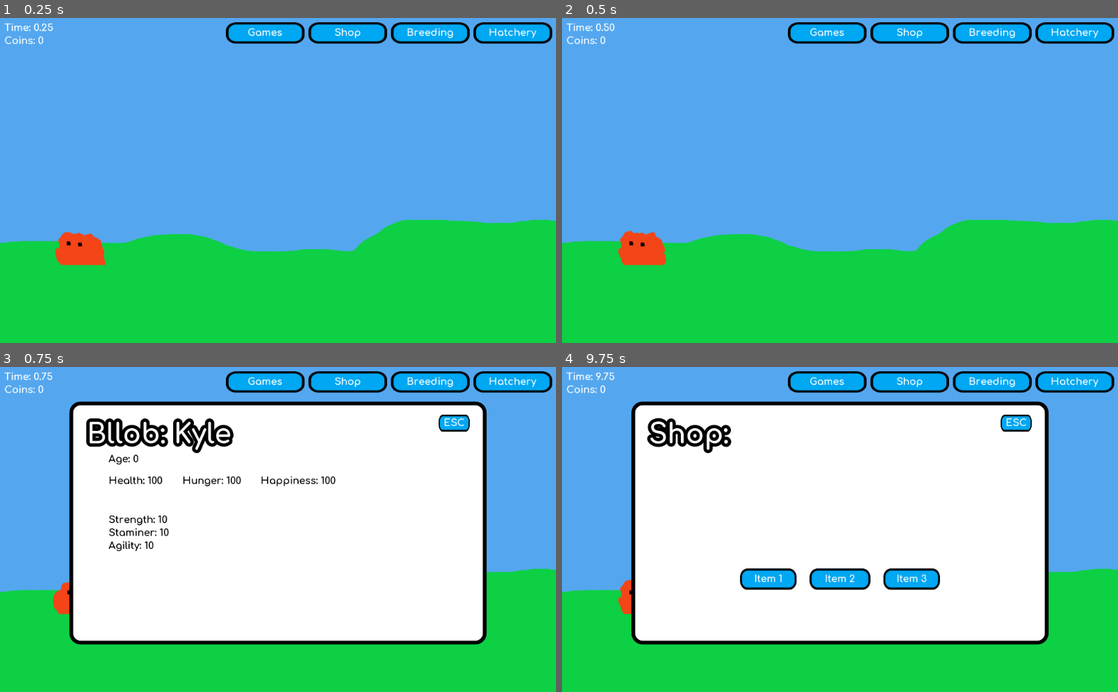
Above: before the commit, frames 1-4 (two rows, left to right).
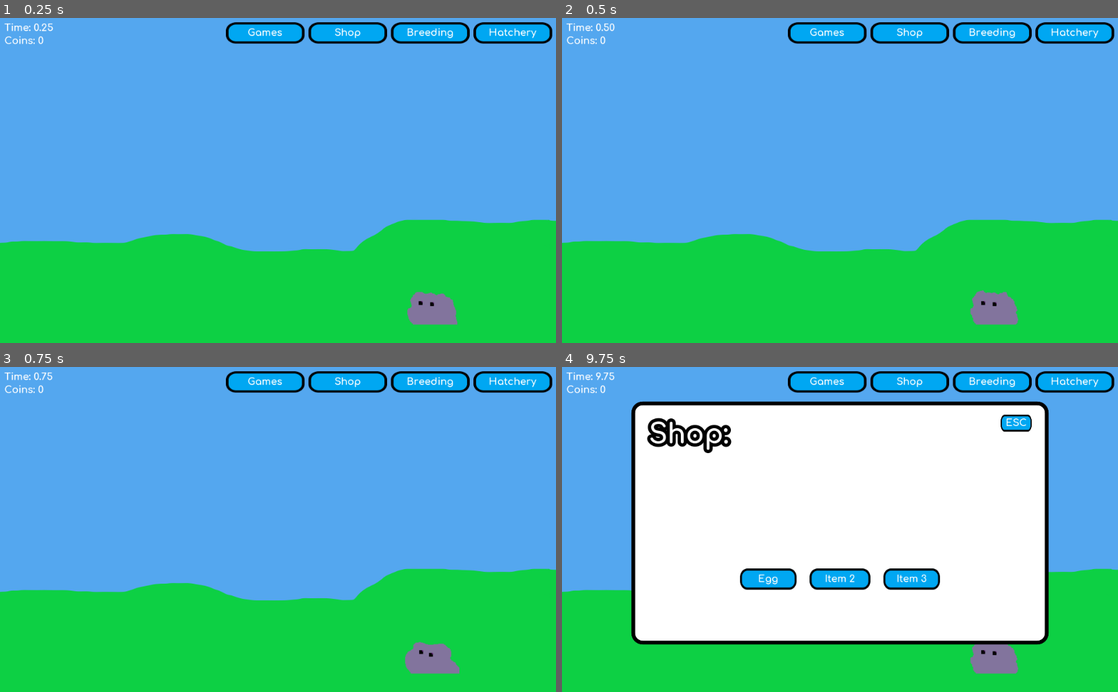
Above: after the commit, the same moments.

Repository: Elephant34/Bllob
Game: Godot game, scene res://scenes/bllob/main.tscn
Two runs of this game, one before a commit and one after it. Both use one fixed random seed, a clock stepped at 60 frames per second and the inputs below.
Inputs (mouse positions are in pixels of both pictures, inside the frame that each line leads up to):
- Up to frame 1 (0.25 s): no input
- Up to frame 2 (0.5 s): no input
- Up to frame 3 (0.75 s): tap Enter at 0.5 s; move the mouse to (77, 597) at 0.52 s; click (77, 597) at 0.67 s
- Up to frame 4 (9.75 s): click (1017, 422) at 1.27 s; click (828, 383) at 2 s; click (767, 578) at 2.75 s; click (840, 578) at 3.5 s; click (912, 578) at 4.25 s; click (767, 578) at 5 s; click (840, 578) at 5.75 s; click (912, 578) at 6.5 s; click (767, 578) at 7.25 s; click (840, 578) at 8 s; click (912, 578) at 8.75 s; click (912, 383) at 9.5 s

The runs differ from the first frame. In frame 1, 1.6% of the frame differs, in the area x 9-83%, y 65-95%; in frame 2, 1.5%; in frame 3, 57%, in the area x 9-88%, y 10-95%; in frame 4, 1.0%.

Commit message:
A very broken way of adding new bllobs
WARNING- THIS IS VERY BAD. I'm only commiting it because it works and what I'm about to do next might not

Diff:
--- a/scenes/GUI/GUI.tscn
+++ b/scenes/GUI/GUI.tscn
@@ -285,6 +285,8 @@
 
 [editable path="Node/Hatchery"]
 
+[editable path="Node/MenuPanel/ShopPanel"]
+
 [editable path="Node/MenuPanel/ESC"]
 
 [editable path="Node/BllobPanel/ESC"]
--- a/scenes/GUI/shop_panel.tscn
+++ b/scenes/GUI/shop_panel.tscn
@@ -10,7 +10,7 @@
 "_edit_use_anchors_": false
 }
 
-[node name="GameName1" parent="." instance=ExtResource( 1 )]
+[node name="Egg" parent="." instance=ExtResource( 1 )]
 anchor_left = 0.5
 anchor_top = 0.5
 anchor_right = 0.5
@@ -20,10 +20,12 @@
 margin_right = -80.0
 margin_bottom = 124.0
 
-[node name="Label" parent="GameName1/CenterContainer" index="0"]
-margin_left = 28.0
-margin_right = 75.0
-text = "Item 1"
+[node name="Label" parent="Egg/CenterContainer" index="0"]
+margin_left = 33.0
+margin_top = 9.0
+margin_right = 70.0
+margin_bottom = 30.0
+text = "Egg"
 
 [node name="GameName2" parent="." instance=ExtResource( 1 )]
 anchor_left = 0.5
@@ -36,8 +38,10 @@
 margin_bottom = 124.0
 
 [node name="Label" parent="GameName2/CenterContainer" index="0"]
-margin_left = 31.0
-margin_right = 81.0
+margin_left = 28.0
+margin_top = 9.0
+margin_right = 84.0
+margin_bottom = 30.0
 text = "Item 2"
 
 [node name="GameName3" parent="." instance=ExtResource( 1 )]
@@ -51,8 +55,10 @@
 margin_bottom = 124.0
 
 [node name="Label" parent="GameName3/CenterContainer" index="0"]
-margin_left = 26.0
-margin_right = 77.0
+margin_left = 24.0
+margin_top = 9.0
+margin_right = 80.0
+margin_bottom = 30.0
 text = "Item 3"
 
 [node name="Title" type="Label" parent="."]
@@ -66,7 +72,7 @@
 "_edit_use_anchors_": false
 }
 
-[editable path="GameName1"]
+[editable path="Egg"]
 
 [editable path="GameName2"]
 
--- a/scenes/bllob/bllob.tscn
+++ b/scenes/bllob/bllob.tscn
@@ -26,8 +26,6 @@
 [node name="baby" type="Area2D" parent="."]
 
 [node name="CollisionShape2D" type="CollisionShape2D" parent="baby"]
-visible = false
-position = Vector2( 0, -0.0234127 )
 shape = SubResource( 2 )
 
 [node name="Appetite" type="Timer" parent="."]
--- a/scenes/bllob/main.gd
+++ b/scenes/bllob/main.gd
@@ -2,7 +2,7 @@
 
 
 # Contains all saved game data
-var game_data
+var game_data = {}
 var name_list = []
 
 # Game specific variables
@@ -10,7 +10,7 @@
 var raw_time
 
 # Stores all data about bllobs
-var bllob_data
+var bllob_data = {}
 var bllob_dict = {}
 var bllob_scene = preload("res://scenes/bllob/bllob.tscn")
 
@@ -29,7 +29,11 @@
 # ===========================
 
 func _ready():
+	# Ensures random variables are random
 	randomize()
+
+	# Connects all signals to functions
+	connect_signals()
 
 	# Loads list of names
 	name_list = load_names()
@@ -46,27 +50,9 @@
 
 	# Adds all saved bllobs
 	for bllob_id in bllob_data:
-		var bllob = bllob_scene.instance()
-
-		# Addes the bllobs and set the varaibles
-		add_child(bllob)
-
-		bllob_dict[bllob_id] = bllob
-
-		bllob_dict[bllob_id].id = bllob_id
-		bllob_dict[bllob_id].position.x = bllob_data[bllob_id]["position"][0]
-		bllob_dict[bllob_id].position.y = bllob_data[bllob_id]["position"][1]
-
-		bllob_dict[bllob_id].set_age(bllob_data[bllob_id]["age"])
-		bllob_dict[bllob_id].set_colour(bllob_data[bllob_id]["colour"])
-
-		bllob_dict[bllob_id].get_node("Appetite").wait_time = appetite_count*bllob_data[bllob_id]["appetite"]
-		bllob_dict[bllob_id].get_node("Appetite").connect("timeout", self, "_on_Appetite_timeout", [bllob_id])
-
-		bllob_dict[bllob_id].get_node("Satisfaction").wait_time = satisfaction_count*bllob_data[bllob_id]["satisfaction"]
-		bllob_dict[bllob_id].get_node("Satisfaction").connect("timeout", self, "_on_Satisfaction_timeout", [bllob_id])
-
-	update_coin_count()
+		instance_bllob(bllob_id)
+
+	update_coin_count(0)
 
 func _process(dt):
 	# Adds on to the raw game time
@@ -92,20 +78,12 @@
 # =======
 
 
-func update_coin_count():
-	"""
-	Updates the label showing coin count
-	"""
-	$GUI/Node/Coins.text = "Coins: %s" % coins
-
-
-func bllob_selected(bllob_id):
-	"""
-	Brings up the bllob gui panel displaying it's data
-	"""
-	# Used to update the panel live in _process
-	selected_bllob_id = bllob_id
-	$GUI.show_bllob_panel(selected_bllob_id, bllob_data[selected_bllob_id])
+func connect_signals():
+	"""
+	Connects any signals from button presses to functions
+	"""
+
+	$GUI/Node/MenuPanel/ShopPanel/Egg.connect("pressed", self, "_on_egg_purchesed")
 
 
 func load_names():
@@ -201,15 +179,40 @@
 	bllob_data[bllob_id]["happiness"] -= 1
 
 
+func instance_bllob(bllob_id):
+	"""
+	Instances a new bllob with a given id or geneorates a new one
+	"""
+	var bllob = bllob_scene.instance()
+
+	# Addes the bllobs and set the varaibles
+	add_child(bllob)
+
+	bllob_dict[bllob_id] = bllob
+
+	bllob_dict[bllob_id].id = bllob_id
+	bllob_dict[bllob_id].position.x = bllob_data[bllob_id]["position"][0]
+	bllob_dict[bllob_id].position.y = bllob_data[bllob_id]["position"][1]
+
+	bllob_dict[bllob_id].set_age(bllob_data[bllob_id]["age"])
+	bllob_dict[bllob_id].set_colour(bllob_data[bllob_id]["colour"])
+
+	bllob_dict[bllob_id].get_node("Appetite").wait_time = appetite_count*bllob_data[bllob_id]["appetite"]
+	bllob_dict[bllob_id].get_node("Appetite").connect("timeout", self, "_on_Appetite_timeout", [bllob_id])
+
+	bllob_dict[bllob_id].get_node("Satisfaction").wait_time = satisfaction_count*bllob_data[bllob_id]["satisfaction"]
+	bllob_dict[bllob_id].get_node("Satisfaction").connect("timeout", self, "_on_Satisfaction_timeout", [bllob_id])
+
+
 func generate_bllob():
 	"""
 	Generates a new bllob with random attributes
 	"""
 
 	var temp_data = {
-		"%s" % name_list[randi()%name_list.size()]: {
+		"%s" % new_bllob_name(): {
 			"colour": [randf(), randf(), randf()],
-			"position": [148, 424],
+			"position": new_bllob_position(),
 			"age": 0,
 			"max_age": 100,
 			"satisfaction": 1,
@@ -224,3 +227,65 @@
 	}
 
 	return temp_data
+
+
+func new_bllob_name():
+	"""
+	Generates a new bllob name and checks for duplication
+	"""
+
+	# TODO:
+	# Check for duplication
+
+	return name_list[randi()%name_list.size()]
+
+
+func new_bllob_position():
+	"""
+	Generates a new bllob positon which doesn't collide with any other bllob
+	"""
+
+	# 100 x 64 is size of sprite so this is taken into account for position
+	var x_pos = rand_range(60, get_viewport().size.x - (50 + 60))
+	var y_pos = rand_range(600, get_viewport().size.y - (32 + 40))
+
+	# TODO:
+	# Check collision
+
+	return [x_pos, y_pos]
+
+
+# =============
+# GUI Methods
+# =============
+
+func update_coin_count(delta_coins):
+	"""
+	Updates the coin counter and GUI label
+	"""
+	coins += delta_coins
+
+	$GUI/Node/Coins.text = "Coins: %s" % coins
+
+
+func bllob_selected(bllob_id):
+	"""
+	Brings up the bllob gui panel displaying it's data
+	"""
+	# Used to update the panel live in _process
+	selected_bllob_id = bllob_id
+	$GUI.show_bllob_panel(selected_bllob_id, bllob_data[selected_bllob_id])
+
+func _on_egg_purchesed():
+	"""
+	Called when an egg is broght from the shop
+	"""
+
+	# TODO:
+	# Coin stuff
+	# The egg should really go to the hatchery but this is an exaple only
+	var bllob = generate_bllob()
+	var bllob_id = bllob.keys()[0]
+	bllob_data[bllob_id] = bllob[bllob_id]
+
+	instance_bllob(bllob_id)
